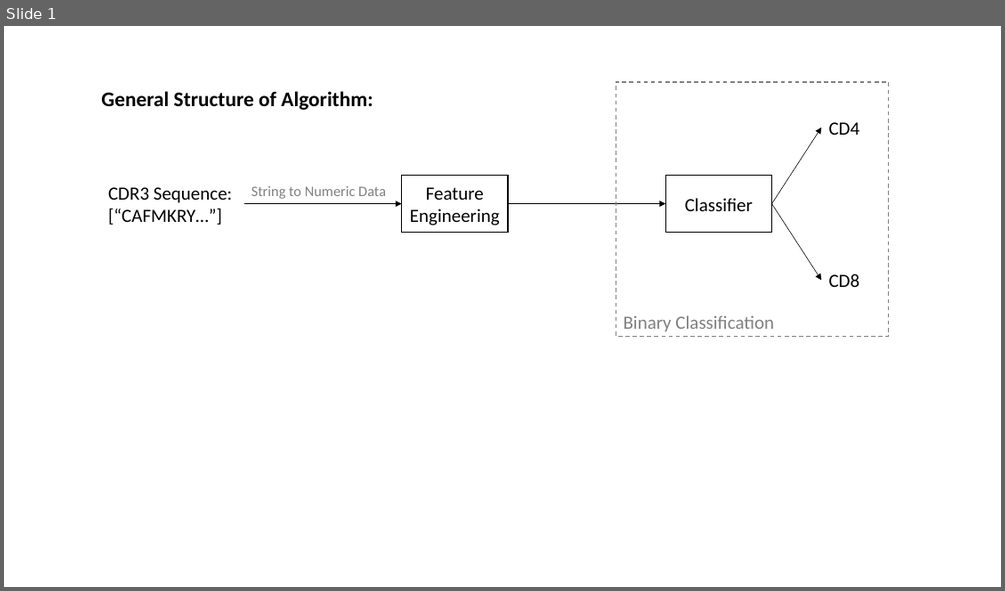
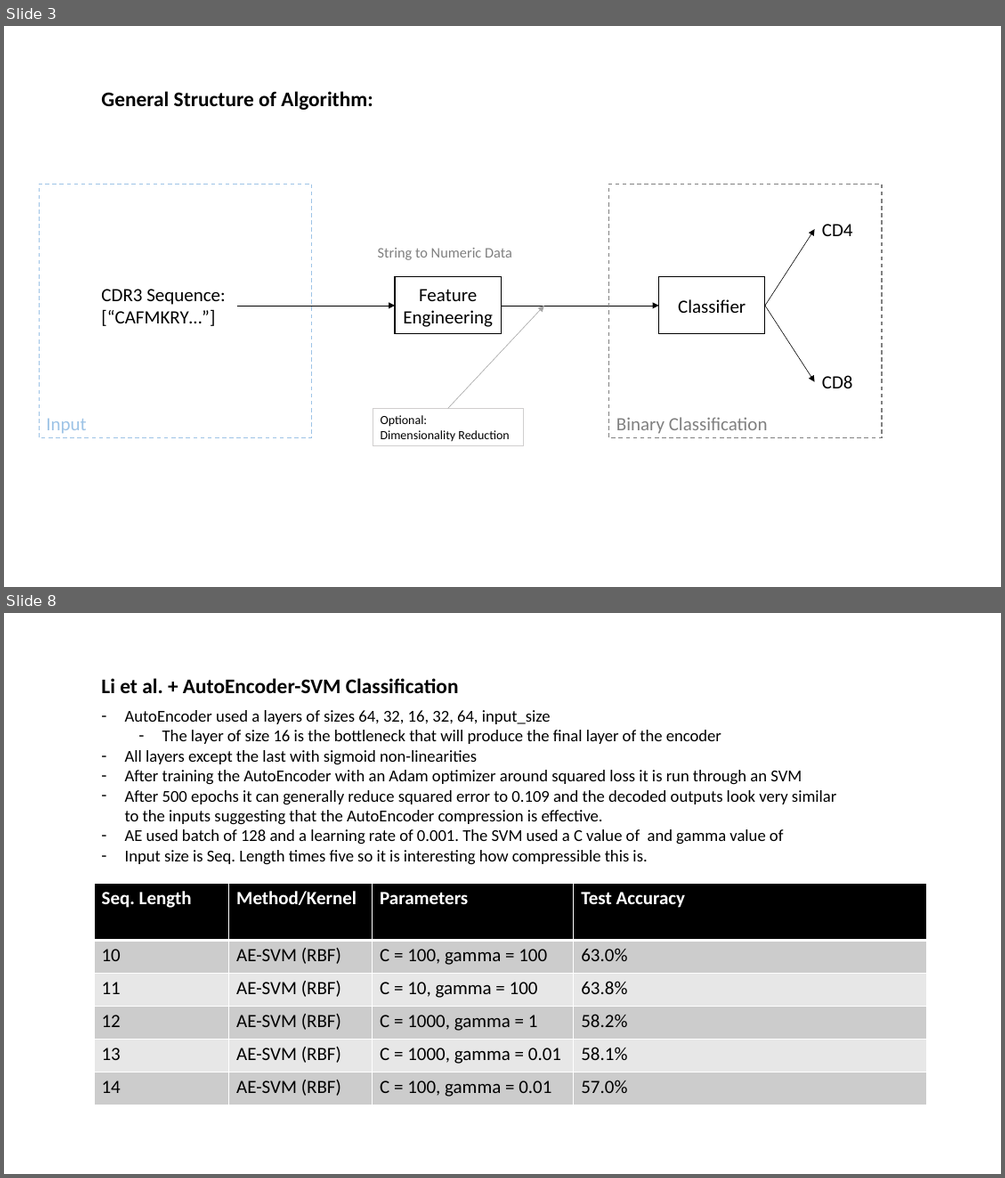
Before and after one commit to innate2adaptive/tcRIP, a slide deck: presentations/algorithm_overview.pptx. Shown one above the other, each under a label of ours: slide 1 before the commit, slides 3 and 8 after it; the slides between them are not shown. The pictures are 1005x591 and 1005x1178 pixels, drawn with LibreOffice and Linux fonts; fonts in the diff are those of the drawing. Boxes give left, top, right and bottom in pixels: in the first picture for what was removed or moved away, otherwise in the second. Text is boxed around its words. In the diff, an @@ line names an element or a change of style, - is before the commit and + after.

Commit message:
length invariant added

```diff
--- a/presentations/algorithm_overview.pptx
+++ b/presentations/algorithm_overview.pptx
@@ slide 8 added at [4, 613, 1001, 1174], background #FFFFFF @@
@@ text added at [101, 678, 459, 693], 20 pt, text #000000, bold @@
+Li et al. + AutoEncoder-SVM Classification
@@ text added at [125, 710, 836, 865], 16 pt, text #000000 @@
+– AutoEncoder used a layers of sizes 64, 32, 16, 32, 64, input_size
+  – The layer of size 16 is the bottleneck that will produce the final layer of the encoder
+– All layers except the last with sigmoid non-linearities
+– After training the AutoEncoder with an Adam optimizer around squared loss it is run through an SVM
+– After 500 epochs it can generally reduce squared error to 0.109 and the decoded outputs look very similar to the inputs suggesting that the AutoEncoder compression is effective.
+– AE used batch of 128 and a learning rate of 0.001. The SVM used a C value of and gamma value of
+– Input size is Seq. Length times five so it is interesting how compressible this is.
@@ table added at [94, 883, 926, 1104], 6 rows, 4 columns @@
+Seq. Length | Method/Kernel | Parameters | Test Accuracy
+10 | AE-SVM (RBF) | C = 100, gamma = 100 | 63.0%
+11 | AE-SVM (RBF) | C = 10, gamma = 100 | 63.8%
+12 | AE-SVM (RBF) | C = 1000, gamma = 1 | 58.2%
+13 | AE-SVM (RBF) | C = 1000, gamma = 0.01 | 58.1%
+14 | AE-SVM (RBF) | C = 100, gamma = 0.01 | 57.0%
@@ what was slide 1 is now slide 3 @@
@@ slide 3 changed as well @@
@@ rectangle added at [39, 184, 312, 438], outline #9DC3E6 1 pt dashed, 18 pt, text #9DC3E6 @@
+Input
@@ text "String to Numeric Data": place and size @@
-text "String to Numeric Data" at [251, 186, 386, 199]
+text "String to Numeric Data" at [378, 248, 512, 260]
@@ arrow added from (448, 408) to (544, 305), #A5A5A5 0.5 pt @@
@@ 2 texts, 1 rectangle, 1 arrow: place and size @@
-2 texts, 1 rectangle, 1 arrow at [508, 82, 889, 337]
+2 texts, 1 rectangle, 1 arrow at [502, 184, 882, 438]
@@ 3 arrows, 2 rectangles, 1 text: place and size @@
-3 arrows, 2 rectangles, 1 text at [108, 127, 821, 281]
+3 arrows, 2 rectangles, 1 text at [101, 230, 815, 382]
@@ rectangle added at [372, 408, 523, 445], outline #D0CECE 0.75 pt, 12 pt, text #000000 @@
+Optional:
+Dimensionality Reduction
```
Also in this commit, not shown: 2 other slides changed, 11 other slides added, 1 slide removed, 4 other files.
